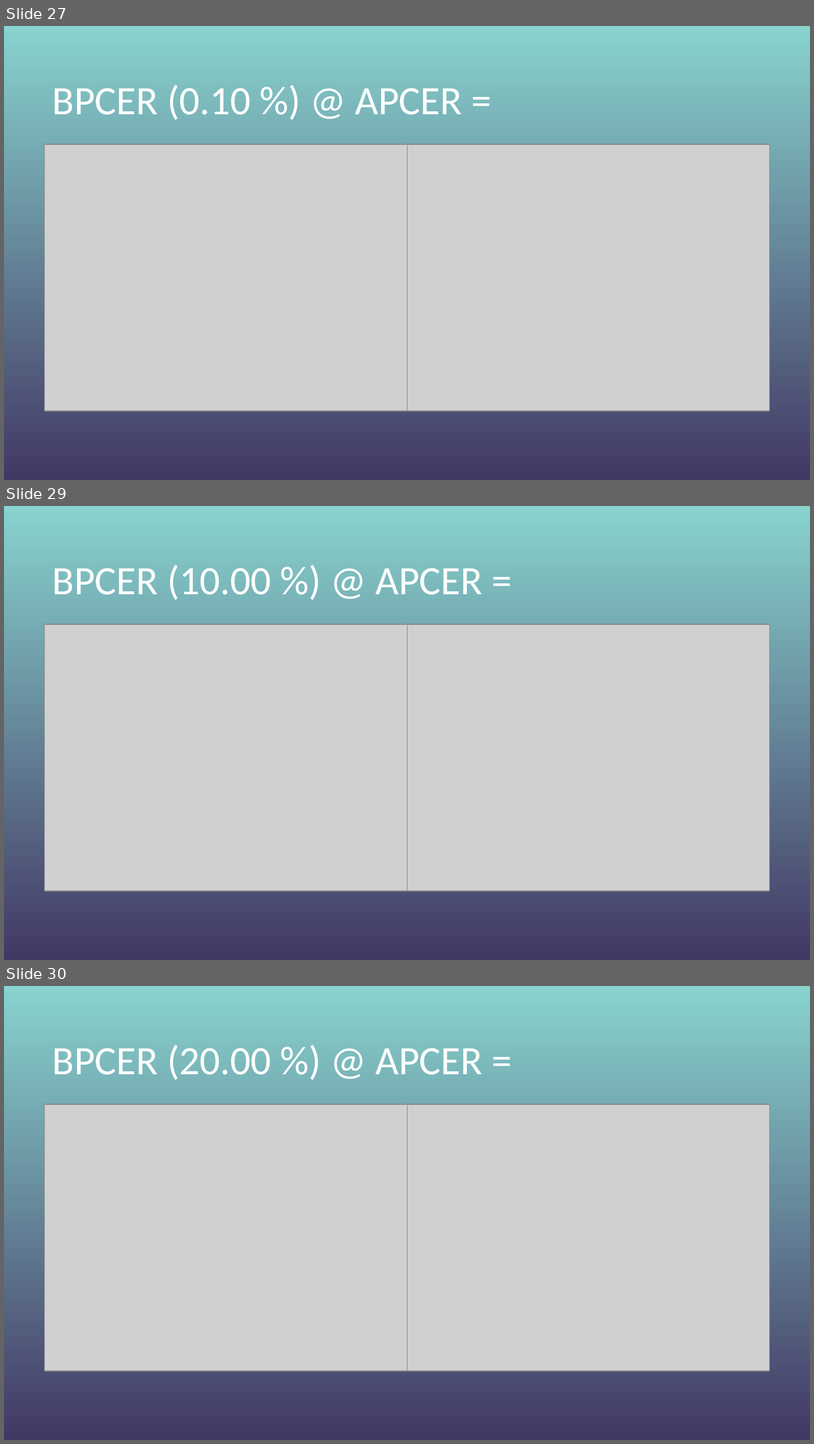
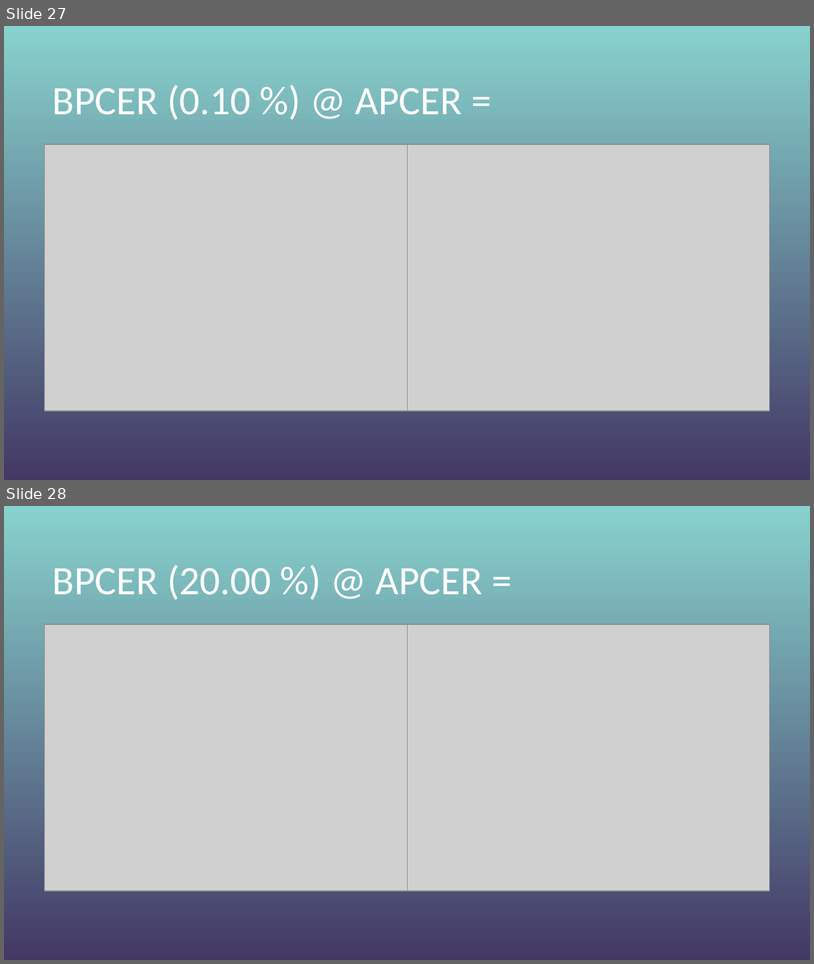
Before and after one commit to Alberto-00/Differential-MAD, a slide deck: presentazione/Presentazione AoM.pptx. Shown one above the other, each under a label of ours: slides 27, 29 and 30 before the commit, slides 27 and 28 after it; the slides between them are not shown. The pictures are 814x1444 and 814x964 pixels, drawn with LibreOffice and Linux fonts; fonts in the diff are those of the drawing; grey boxes stand for pictures; background and template pictures are left out. Boxes give left, top, right and bottom in pixels: in the first picture for what was removed or moved away, otherwise in the second. Text is boxed around its words. In the diff, an @@ line names an element or a change of style, - is before the commit and + after.

```diff
--- a/presentazione/Presentazione AoM.pptx
+++ b/presentazione/Presentazione AoM.pptx
@@ slide 29 removed at (x1=4, y1=506, x2=810, y2=960), background gradient #88D3CE to #423864 @@
@@ title removed at (x1=53, y1=565, x2=483, y2=600) @@
-BPCER (10.00 %) @ APCER =
@@ picture removed at (x1=44, y1=625, x2=408, y2=891) @@
@@ picture removed at (x1=407, y1=625, x2=770, y2=891) @@
@@ what was slide 30 is now slide 28 @@
```
Also in this commit, not shown: 4 slides changed, 3 slides added, 3 other slides removed, 1 other file.
